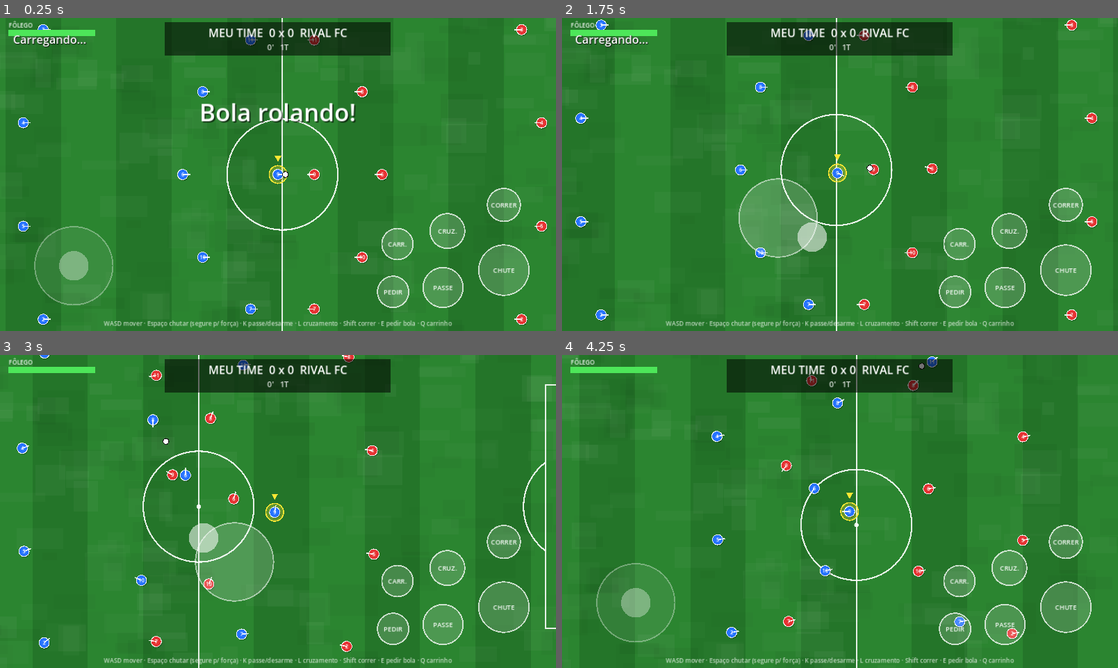
Above: before the commit, frames 1-4 (two rows, left to right).
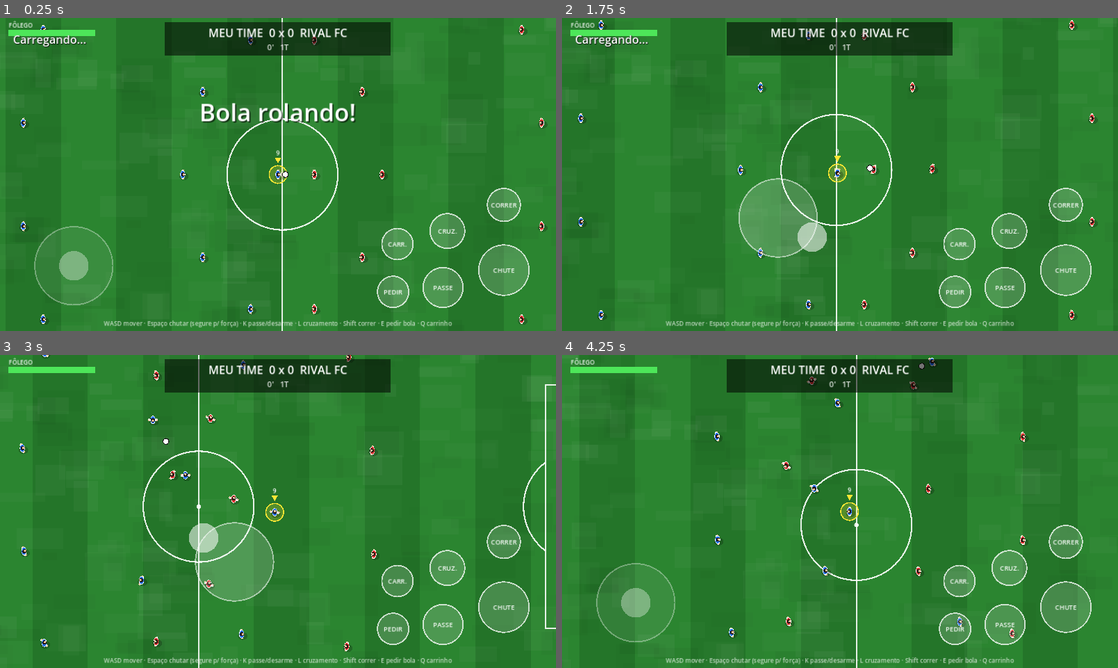
Above: after the commit, the same moments.

Repository: fcruz291003-netizen/Fora-de-Campo-
Game: Godot game, scene res://main.tscn
The game is run twice, just before and just after one commit, with the same random seed, the same clock (stepped at 60 frames per second) and the same inputs.
Inputs (mouse positions are in pixels of both pictures, inside the frame that each line leads up to):
- Up to frame 1 (0.25 s): no input
- Up to frame 2 (1.75 s): tap Enter at 0.5 s; move the mouse to (962, 158) at 0.52 s; hold D 0.53-1.25 s; tap J at 0.6 s; click (962, 158) at 0.67 s; tap Space at 0.77, 1.25 s; drag from (728, 190) to (812, 237) at 1.27 s
- Up to frame 3 (3 s): move the mouse to (333, 442) at 2.02 s; hold D 2.03-2.75 s; tap L at 2.1 s; drag from (250, 574) to (111, 464) at 2.77 s
- Up to frame 4 (4.25 s): move the mouse to (1006, 558) at 3.52 s; hold A from 3.53 s (still down); tap E at 3.6 s; tap Space at 3.77 s

The runs differ from the first frame. In frame 1, 1.0% of the frame differs, in the area x 3-99%, y 2-99%; in frame 2, 1.0%; in frame 3, 1.0%; in frame 4, 0.9%.

Commit message:
Add files via upload

Diff:
--- a/footballer.gd
+++ b/footballer.gd
@@ -1,6 +1,7 @@
 class_name Footballer
 extends Node2D
-## Um jogador em campo (seu jogador, companheiros e adversários).
+## Um jogador em campo (seu jogador, companheiros, adversários e árbitro).
+## Desenhado "de cima": sombra, pés, braços, tronco (ombros), cabeça com cabelo.
 
 var team: int = 0                      # 0 = seu time, 1 = rival
 var role: String = "CM"
@@ -13,6 +14,11 @@
 	"dribbling": 70, "defending": 70, "physical": 70
 }
 var kit_color: Color = Color.WHITE
+var kit_trim: Color = Color.WHITE        # mangas
+var skin: Color = Color(0.93, 0.76, 0.62)
+var hair: Color = Color(0.15, 0.10, 0.08)
+var show_number: bool = true
+var anim_t: float = 0.0                  # fase da corrida (animação dos pés/braços)
 
 var stamina: float = 100.0
 var facing: Vector2 = Vector2.RIGHT
@@ -37,17 +43,52 @@
 
 func _draw() -> void:
 	if is_user:
-		draw_circle(Vector2.ZERO, 24.0, Color(1.0, 0.9, 0.2, 0.30))
+		draw_circle(Vector2.ZERO, 24.0, Color(1.0, 0.9, 0.2, 0.22))
 		draw_arc(Vector2.ZERO, 24.0, 0.0, TAU, 32, Color(1.0, 0.9, 0.2), 3.0)
+
+	# sombra
+	draw_set_transform(Vector2(3.0, 5.0), 0.0, Vector2(1.0, 0.8))
+	draw_circle(Vector2.ZERO, 13.0, Color(0, 0, 0, 0.22))
+
+	var ang: float = facing.angle()
+	var run: float = clampf(velocity.length() / 260.0, 0.0, 1.3)
+	var sw: float = sin(anim_t) * 7.0 * run
+	var sliding: bool = slide_t > 0.0
+	var shirt: Color = kit_color.lightened(0.3) if sliding else kit_color
+	var boot: Color = Color(0.1, 0.1, 0.1)
+	var glove: Color = Color(1.0, 0.55, 0.1) if is_gk else skin
+
+	# pés (eixo +x = para onde ele olha)
+	draw_set_transform(Vector2.ZERO, ang, Vector2.ONE)
+	if sliding:
+		draw_circle(Vector2(13.0, -3.0), 3.8, boot)
+		draw_circle(Vector2(11.0, 3.0), 3.8, boot)
+	else:
+		draw_circle(Vector2(sw, -5.0), 3.8, boot)
+		draw_circle(Vector2(-sw, 5.0), 3.8, boot)
+
+	# braços: manga + mão
+	draw_circle(Vector2(-sw * 0.6, -10.0), 3.4, kit_trim)
+	draw_circle(Vector2(sw * 0.6, 10.0), 3.4, kit_trim)
+	draw_circle(Vector2(-sw * 0.6 + 1.5, -11.5), 2.2, glove)
+	draw_circle(Vector2(sw * 0.6 + 1.5, 11.5), 2.2, glove)
+
+	# tronco (ombros largos, vistos de cima)
+	draw_set_transform(Vector2.ZERO, ang, Vector2(0.62, 1.0))
+	draw_circle(Vector2.ZERO, 10.5, shirt)
+	draw_arc(Vector2.ZERO, 10.5, 0.0, TAU, 20, kit_trim, 1.5)
+
+	# cabeça: cabelo + rosto virado para frente
+	draw_set_transform(Vector2.ZERO, ang, Vector2.ONE)
+	draw_circle(Vector2(1.0, 0.0), 5.6, hair)
+	draw_circle(Vector2(3.0, 0.0), 3.0, skin)
+
+	# marcador do seu jogador (sempre na vertical da tela)
+	draw_set_transform(Vector2.ZERO, 0.0, Vector2.ONE)
+	if is_user:
 		draw_colored_polygon(
-			PackedVector2Array([Vector2(0, -34), Vector2(-9, -50), Vector2(9, -50)]),
+			PackedVector2Array([Vector2(0, -30), Vector2(-9, -46), Vector2(9, -46)]),
 			Color(1.0, 0.9, 0.2))
-	draw_circle(Vector2(2, 3), 14.0, Color(0, 0, 0, 0.25))
-	var body: Color = kit_color
-	if slide_t > 0.0:
-		body = body.lightened(0.35)
-	draw_circle(Vector2.ZERO, 14.0, body)
-	draw_arc(Vector2.ZERO, 14.0, 0.0, TAU, 24, Color(1, 1, 1, 0.9), 2.0)
-	draw_line(Vector2.ZERO, facing * 20.0, Color(1, 1, 1, 0.9), 3.0)
-	draw_string(ThemeDB.fallback_font, Vector2(-14, 5), str(number),
-		HORIZONTAL_ALIGNMENT_CENTER, 28, 14, Color(1, 1, 1))
+	if show_number and is_user:
+		draw_string(ThemeDB.fallback_font, Vector2(-14, -52), str(number),
+			HORIZONTAL_ALIGNMENT_CENTER, 28, 16, Color(1, 1, 1))
